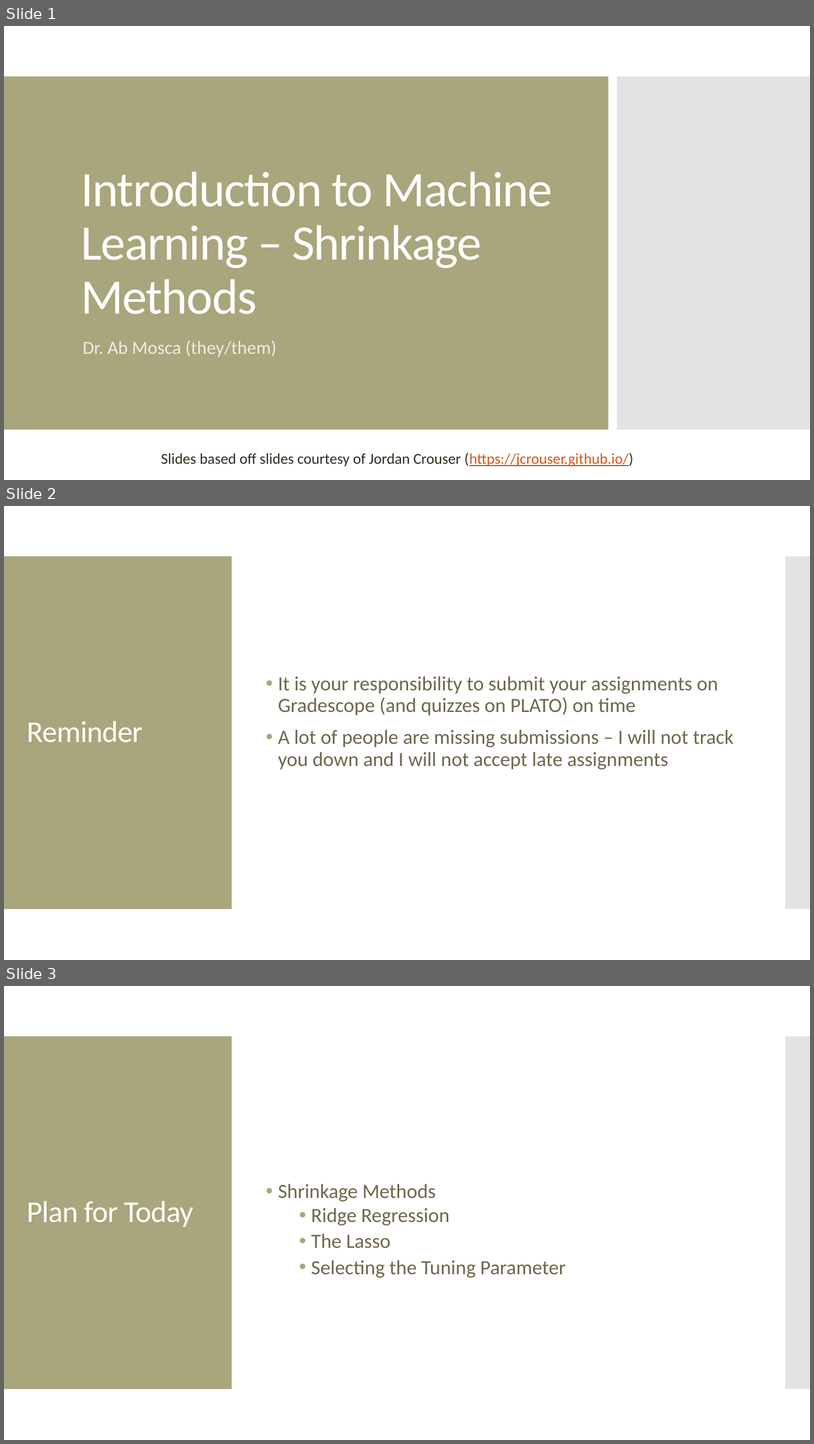
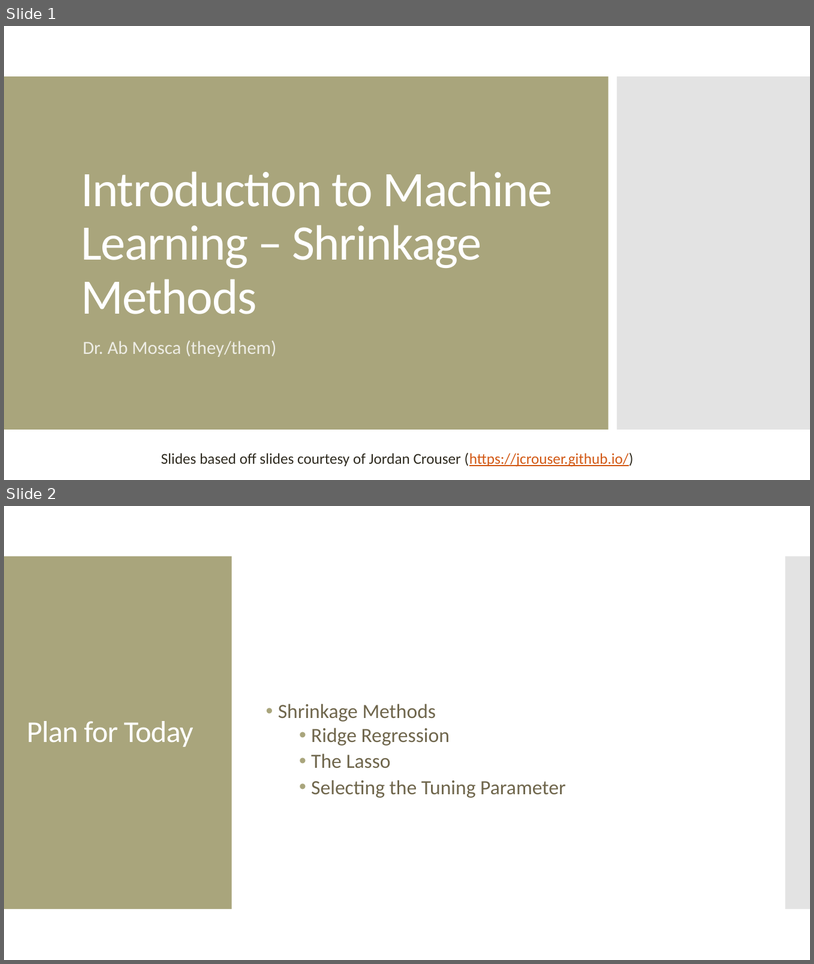
Before and after one commit to amosca01/CAIS380ML-S24, a slide deck: slides/11-shrinkage-methods.pptx. Shown one above the other, each under a label of ours: slides 1, 2 and 3 before the commit, slides 1 and 2 after it. The pictures are 814x1444 and 814x964 pixels, drawn with LibreOffice and Linux fonts; fonts in the diff are those of the drawing. Boxes give left, top, right and bottom in pixels: in the first picture for what was removed or moved away, otherwise in the second. Text is boxed around its words. In the diff, an @@ line names an element or a change of style, - is before the commit and + after.

```diff
--- a/slides/11-shrinkage-methods.pptx
+++ b/slides/11-shrinkage-methods.pptx
@@ slide 2 removed at bbox=[4, 506, 810, 960], background #FFFFFF; not listed: 2 template elements that a slide beside it also shows @@
@@ text removed at bbox=[278, 676, 734, 769] @@
-• It is your responsibility to submit your assignments on Gradescope (and quizzes on PLATO) on time
-• A lot of people are missing submissions – I will not track you down and I will not accept late assignments
@@ title removed at bbox=[27, 721, 143, 742] @@
-Reminder
@@ what was slide 3 is now slide 2 @@
```
Also in this commit, not shown: 14 other files.
